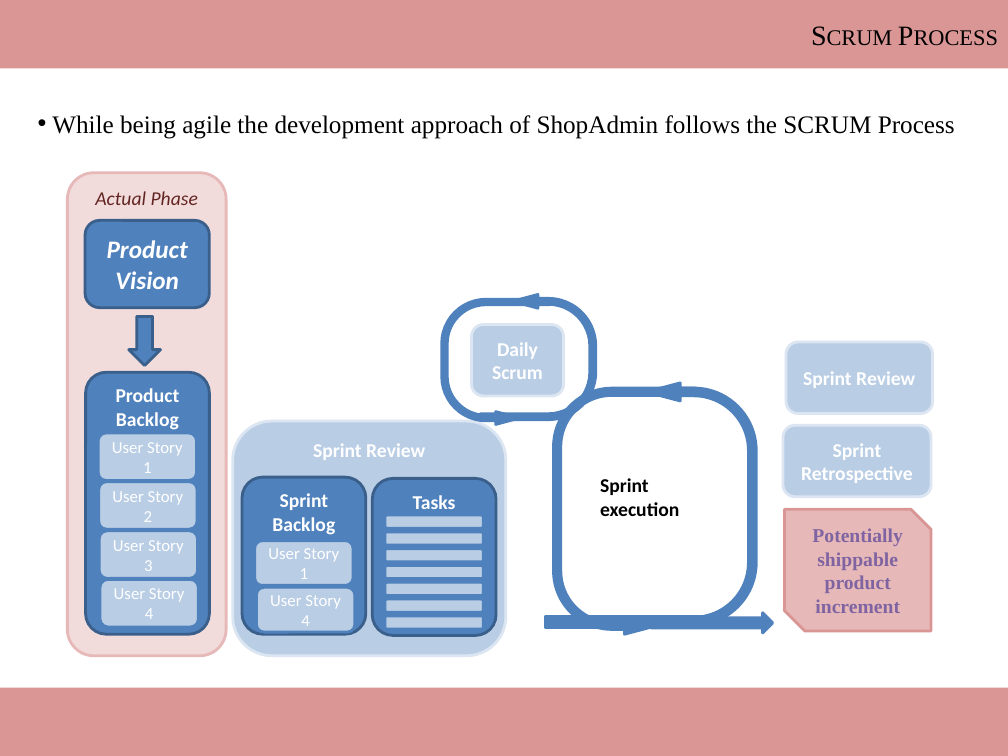
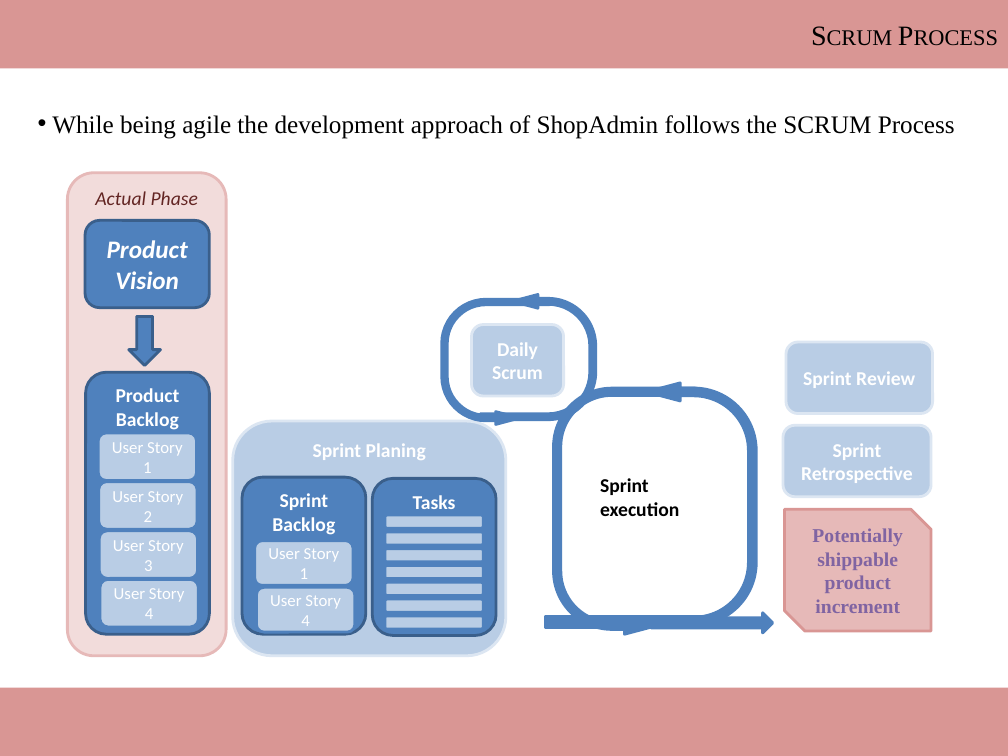
Before and after one commit to ThomasRoehl/ShopAdmin, a slide deck: slide 9 of Dokumentation/ShopAdmin_slidecollection.pptx. Drawn at 1008x756 pixels with LibreOffice and Linux fonts; fonts in the diff are those of the drawing. Boxes give left, top, right and bottom in pixels: in the first picture for what was removed or moved away, otherwise in the second. Text is boxed around its words. In the diff, an @@ line names an element or a change of style, - is before the commit and + after.

```diff
--- a/Dokumentation/ShopAdmin_slidecollection.pptx
+++ b/Dokumentation/ShopAdmin_slidecollection.pptx
@@ text in rounded rectangle at [313,443,426,460]: text changed @@
-Sprint Review
+Sprint Planing
```
Also in this commit, not shown: 4 other slides changed, 10 slides added, 1 slide removed, 2 other files.
